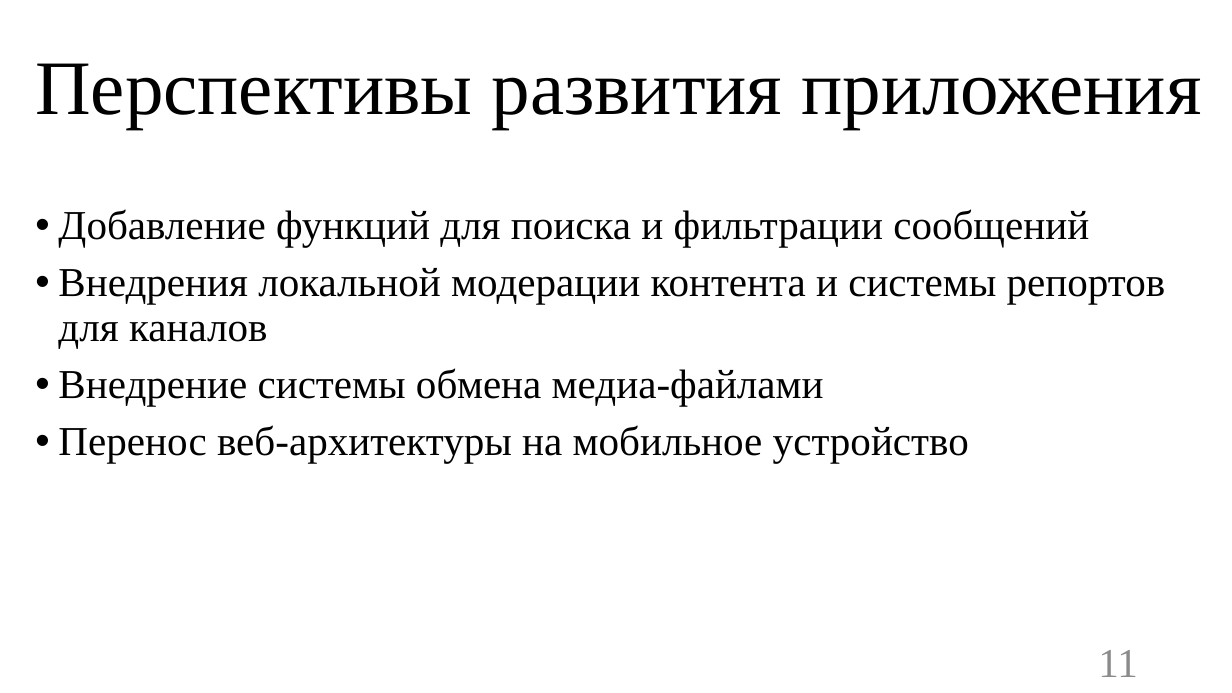
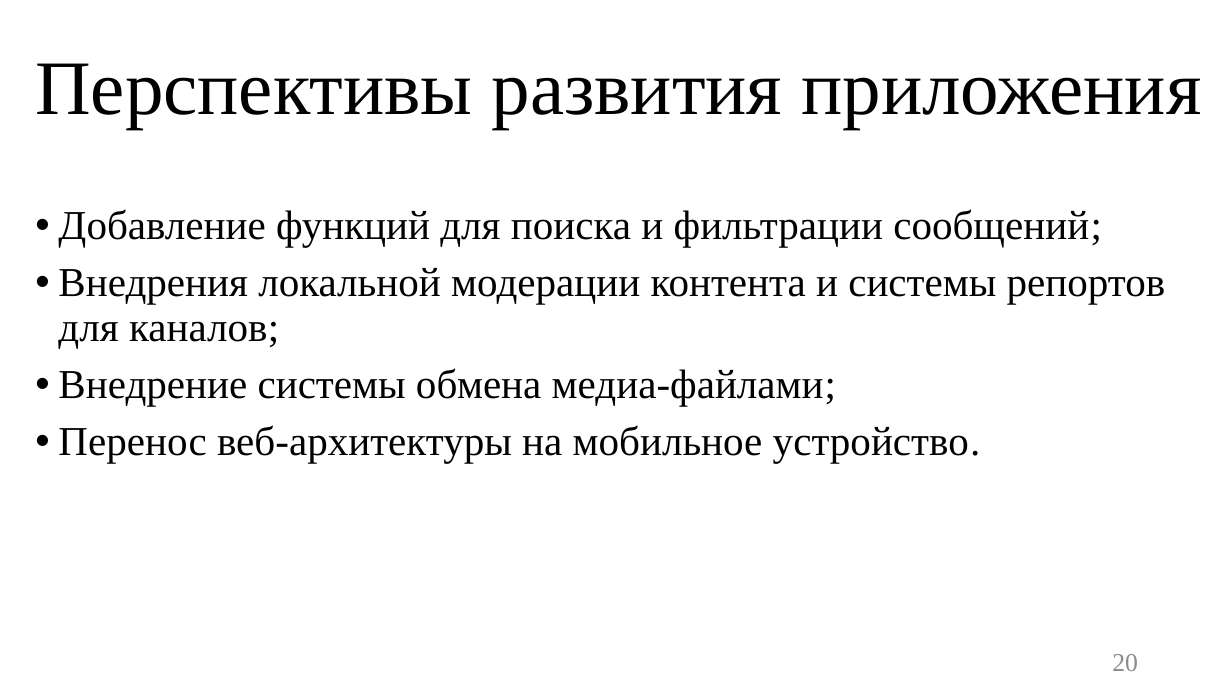
Before and after one commit to TouristTokyo/messenger_project, a slide deck: slide 20 of Documents/Презентация.pptx (slide 11 before the commit). Drawn at 1232x693 pixels with LibreOffice and Linux fonts; fonts in the diff are those of the drawing. Boxes give left, top, right and bottom in pixels: in the first picture for what was removed or moved away, otherwise in the second. Text is boxed around its words. In the diff, an @@ line names an element or a change of style, - is before the commit and + after.

```diff
--- a/Documents/Презентация.pptx
+++ b/Documents/Презентация.pptx
@@ text at bbox=[58, 209, 1166, 463]: text changed @@
-• Добавление функций для поиска и фильтрации сообщений
-• Внедрения локальной модерации контента и системы репортов для каналов
-• Внедрение системы обмена медиа-файлами
-• Перенос веб-архитектуры на мобильное устройство
+• Добавление функций для поиска и фильтрации сообщений;
+• Внедрения локальной модерации контента и системы репортов для каналов;
+• Внедрение системы обмена медиа-файлами;
+• Перенос веб-архитектуры на мобильное устройство.
@@ page number at bbox=[1112, 654, 1138, 671]: text changed; size 32 to 20 pt @@
-11
+20
```
Also in this commit, not shown: 9 other slides changed, 12 slides added, 2 slides removed, 1 other file.
